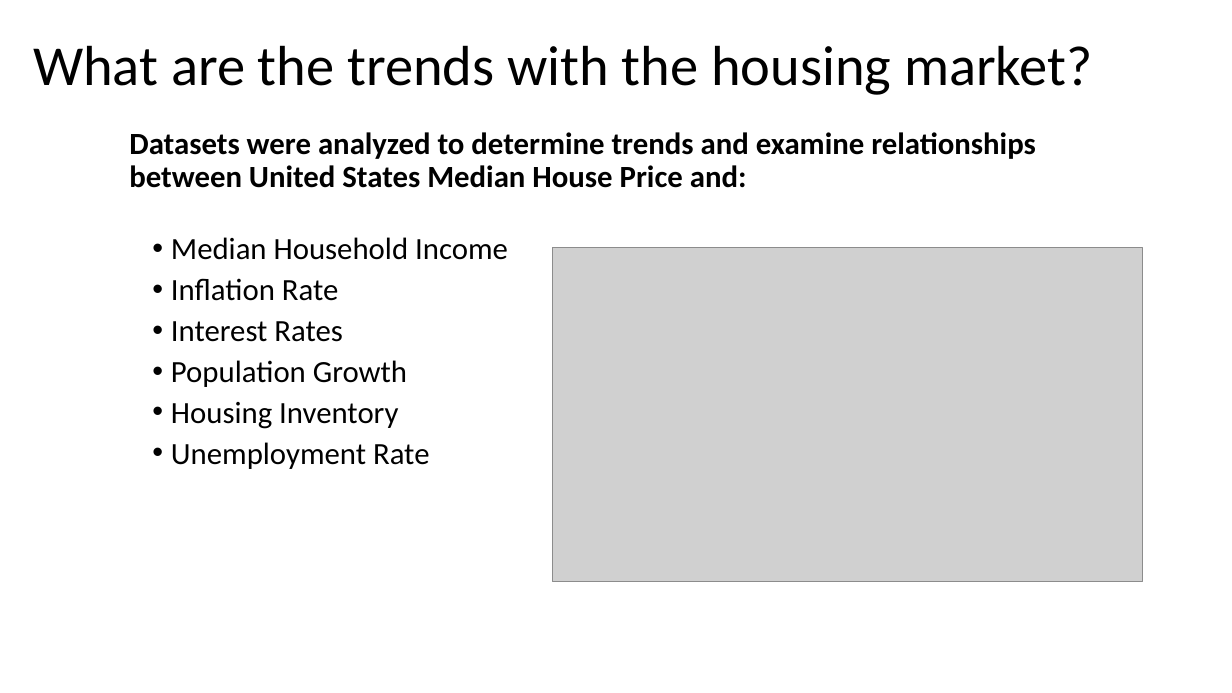
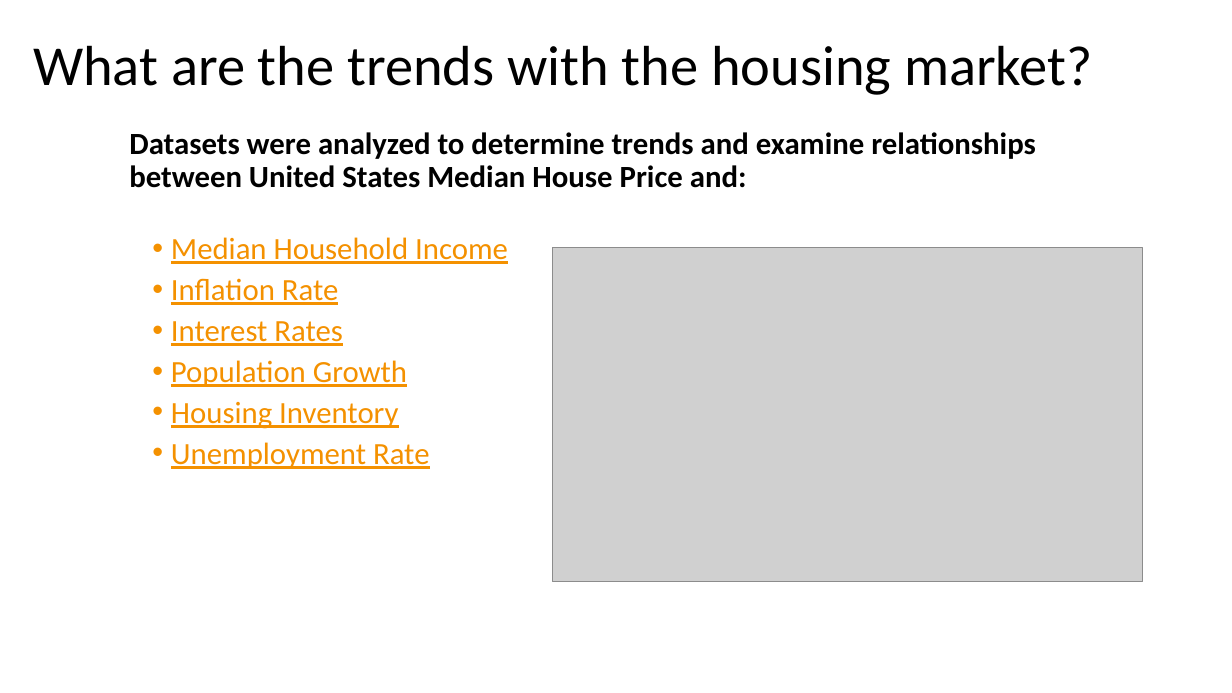
Before and after one commit to Sethdcarter/group8_data_project_1, a slide deck: slide 2 of Presentation/Project-1_Group-8_Presentation-US_Housing_Market.pptx. Drawn at 1232x693 pixels with LibreOffice and Linux fonts; fonts in the diff are those of the drawing; grey boxes stand for pictures. Boxes give left, top, right and bottom in pixels: in the first picture for what was removed or moved away, otherwise in the second. Text is boxed around its words. In the diff, an @@ line names an element or a change of style, - is before the commit and + after.

```diff
--- a/Presentation/Project-1_Group-8_Presentation-US_Housing_Market.pptx
+++ b/Presentation/Project-1_Group-8_Presentation-US_Housing_Market.pptx
@@ text at (171, 237, 508, 469): text colour #000000 to #F49100, underline on in "Median Household Income", "Inflation Rate", "Interest Rates", "Population Growth" and 2 more places @@
```
Also in this commit, not shown: 1 other slide changed.
